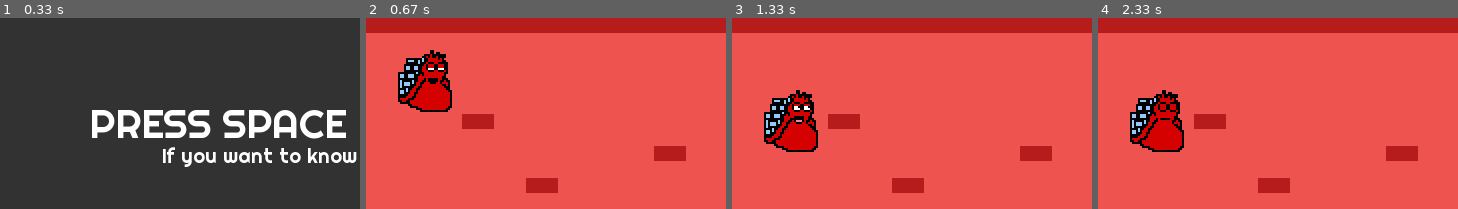
Above: before the commit, frames 1-4 (left to right).
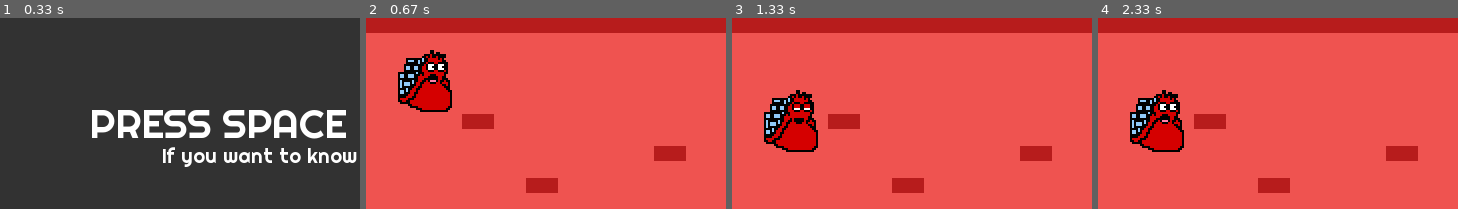
Above: after the commit, the same moments.

Repository: Moks8/pygame_virus
Game: pygame game, started from main.py
Two runs of this game, one before a commit and one after it. Both use one fixed random seed, a clock stepped at 60 frames per second and the inputs below.
Inputs:
- Up to frame 1 (0.33 s): no input
- Up to frame 2 (0.67 s): tap Space at 0.33 s
- Up to frame 3 (1.33 s): hold Down from 1.17 s (still down); tap Space at 1.23 s
- Up to frame 4 (2.33 s): tap Space at 1.53, 1.73, 2.13 s; release Down at 1.63 s; hold Up 1.67-2.03 s; hold Down from 2.07 s (still down)
The pictures show only the part of the screen within x 0-50%, y 0-50%; the shares and areas given below are measured in that part.

Frame 1 is identical in both runs. In frame 2, 0.1% of the frame differs, in the area x 16-22%, y 24-34%; in frame 3, less than 0.1%; in frame 4, 0.2%, in the area x 16-22%, y 45-56%.

Commit message:
Game Over Logic

Diff:
--- a/main.py
+++ b/main.py
@@ -9,16 +9,16 @@
 
 
 class Game:
+    game_over = False
+    score = 0
+    current_scene = 0
+    scene = None
+    exit_game = False
+    must_restart_game = False
+
     def __init__(self):
-        self.game_over = True
-
+        pg.display.set_caption("Covid")
         self.pantalla = pg.display.set_mode((SCREEN_WIDTH,SCREEN_HEIGHT))
-
-        self.current_scene = 0
-        self.scenes = [Intro(),Level1(),Level2(),Level3(),Level4(),Final()]
-        self.scene = self.scenes[self.current_scene]
-
-
         self.hero = Hero()
 
         self.sprites = pg.sprite.Group()
@@ -33,17 +33,13 @@
         self.marcador = self.font.render("0",True,WHITE)
         self.txt_level = self.font.render("Level 0", True, WHITE)
 
-        self.score = 0
-
         self.boom = pg.mixer.Sound("./resources/sounds/sfx-explosion-14.wav")
         pg.mixer.music.load("./resources/sounds/resources_8-bit-Coffin-Dance-_from-Astronomia_-_1_.wav")
         pg.mixer.music.play(-1)
 
+        self.start_game()
 
-
-
-        pg.display.set_caption("Covid")
-
+    '''
     def kill (self,group):
         lista_candidatos = pg.sprite.spritecollide(self.hero,self.scene.virus,True)
         if len(lista_candidatos)>0:
@@ -55,46 +51,85 @@
 
             print("tas muerto")
 
+    '''
+
     def on_loop (self):
-        self.score += self.scene.on_loop()
+        if self.game_over:
+            pass
+        else:
+            self.score += self.scene.on_loop()
         if self.scene.has_hero:
             self.scene.repaint_rect(self.hero.rect)
-            self.hero.move()
-            self.marcador = self.font.render(str(self.score), True, WHITE)
-            self.kill(self.sprites)
-            if self.current_scene == len(self.scenes) -1:
-                self.txt_level = self.font.render("THE END", True, WHITE)
-            else:
-                self.txt_level = self.font.render("Level "+ (str(self.current_scene)), True, WHITE)
+        self.hero.move()
+        self.marcador = self.font.render(str(self.score), True, WHITE)
+        #self.kill(self.sprites)
+        if self.current_scene == len(self.scenes) -1:
+            self.txt_level = self.font.render("THE END", True, WHITE)
+        else:
+            self.txt_level = self.font.render("Level "+ (str(self.current_scene)), True, WHITE)
 
     def on_render(self):
-        self.scene.on_render(self.pantalla)
+        if self.game_over:
+            pass
+        else:
+            self.scene.on_render(self.pantalla)
 
-        if self.current_scene != 0:
-            self.sprites.draw(self.pantalla)
-            self.pantalla.fill(BACKGROUND,MARCADOR_RECT)
-            self.pantalla.blit(self.marcador,MARCADOR_POS)
-            self.pantalla.blit(self.txt_level, LEVEL_POS)
+            if self.current_scene != 0:
+                self.sprites.draw(self.pantalla)
+                self.pantalla.fill(BACKGROUND,MARCADOR_RECT)
+                self.pantalla.blit(self.marcador,MARCADOR_POS)
+                self.pantalla.blit(self.txt_level, LEVEL_POS)
 
         pg.display.flip()
 
     def on_event(self,event):
-        if self.scene.has_hero:
-            self.hero.on_event(event)
-        self.scene.on_event(event)
+        if self.game_over:
+            if event.type == KEYDOWN:
+                if event.key == K_SPACE:
+                    self.game_over = False
+                    self.must_restart_game = True
+        else:
+            if self.scene.has_hero:
+                self.hero.on_event(event)
+            self.scene.on_event(event)
 
+    def start_game(self):
+        self.current_scene = 0
+        self.scenes = []
+        self.scenes = [Intro(),
+                       Level1(),
+                       Level2(),
+                       Level3(),
+                       Level4(),
+                       Final()]
+        self.scene = self.scenes[self.current_scene]
+        self.score = 0
+
+    def restart_game(self):
+        # lo que sea
+        self.must_restart_game = False
+        self.start_game()
 
 
     def main_loop(self):
         if pg.init() == False:
-            self.game_over = False
+            self.exit_game = True
 
-        while (self.game_over):
+        while not self.exit_game:
             for event in pg.event.get():
                 if event.type == QUIT:
                     self.quit()
 
                 self.on_event(event)
+
+            if self.game_over:
+                continue
+
+            # Wait until user press space
+            if self.must_restart_game:
+                self.restart_game()
+                continue
+
 
             self.on_loop()
             self.on_render()
@@ -106,11 +141,9 @@
             if self.scene.finished():
                 self.current_scene += 1
                 if self.current_scene >= len(self.scenes):
-                    self.game_over = False
+                    self.restart_game()
                 else:
                     self.scene = self.scenes[self.current_scene]
-
-
 
     def quit (self):
         pg.quit()
